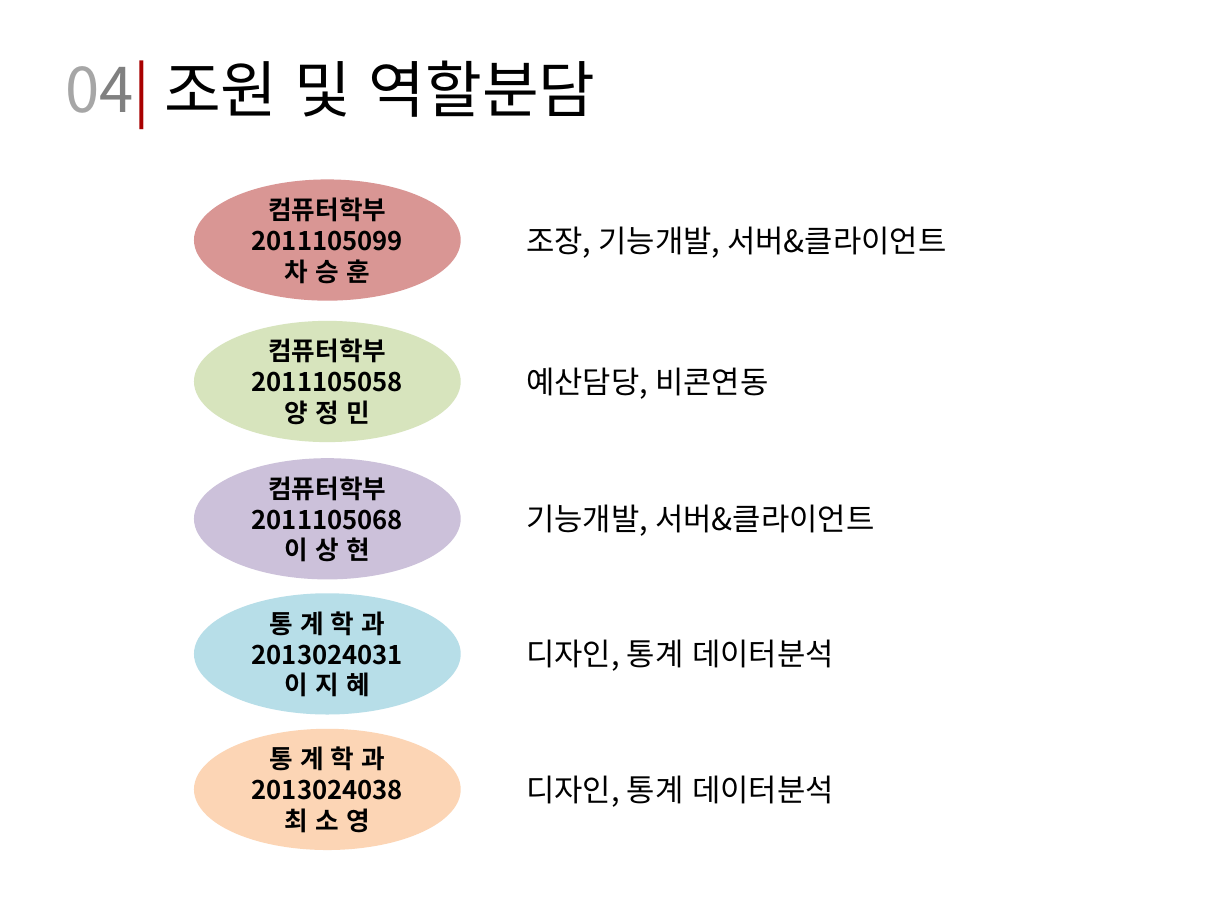
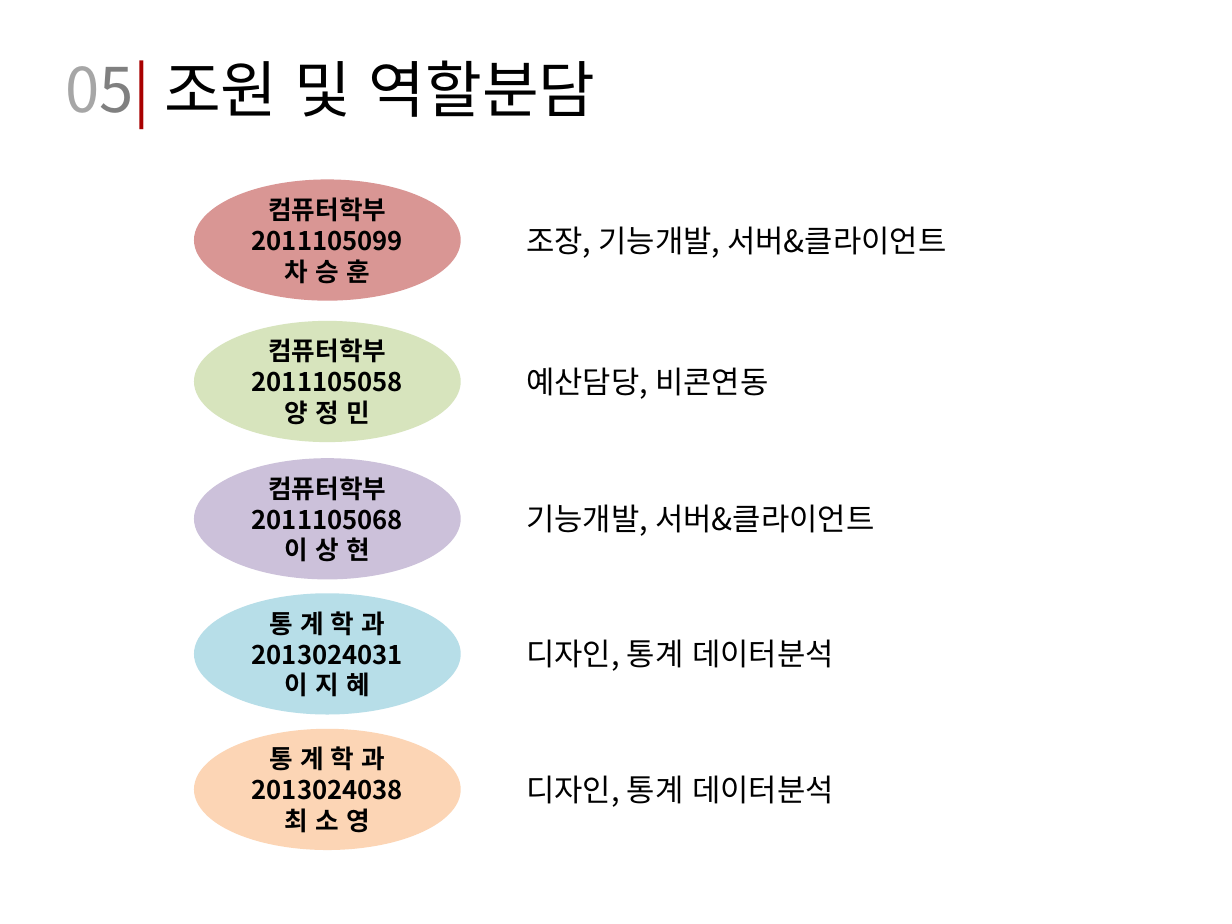
Before and after one commit to Jong-min/Soft_Project, a slide deck: slide 12 of 2016_0316_Presentation/CDP-12_1603016.pptx (slide 11 before the commit). Drawn at 1232x924 pixels with LibreOffice and Linux fonts; fonts in the diff are those of the drawing. Boxes give left, top, right and bottom in pixels: in the first picture for what was removed or moved away, otherwise in the second. Text is boxed around its words. In the diff, an @@ line names an element or a change of style, - is before the commit and + after.

```diff
--- a/2016_0316_Presentation/CDP-12_1603016.pptx
+++ b/2016_0316_Presentation/CDP-12_1603016.pptx
@@ text at (65,60,596,128): text changed @@
-04| 조원 및 역할분담
+05| 조원 및 역할분담
```
Also in this commit, not shown: 6 other slides changed, 1 slide added.
